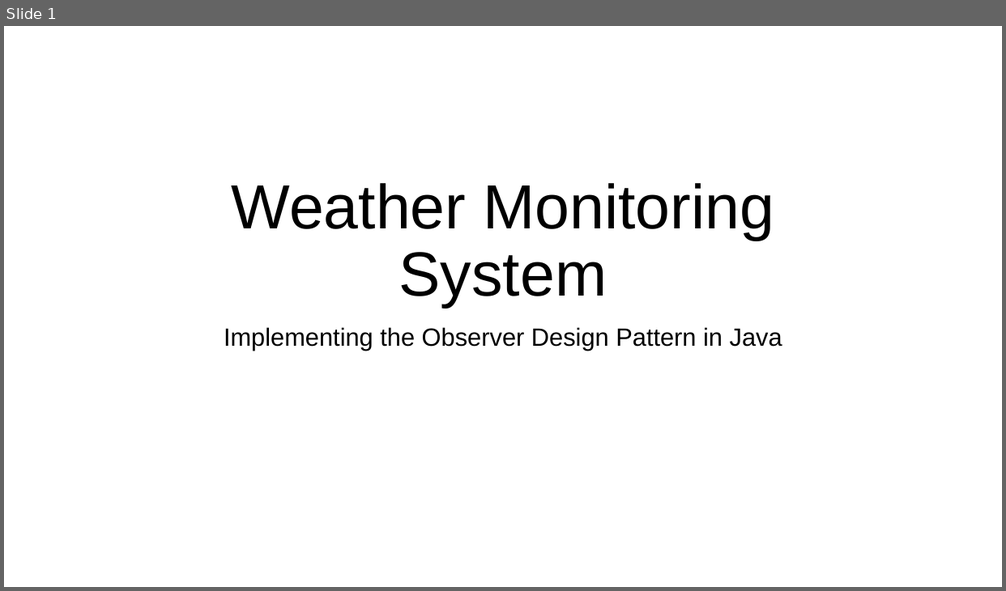
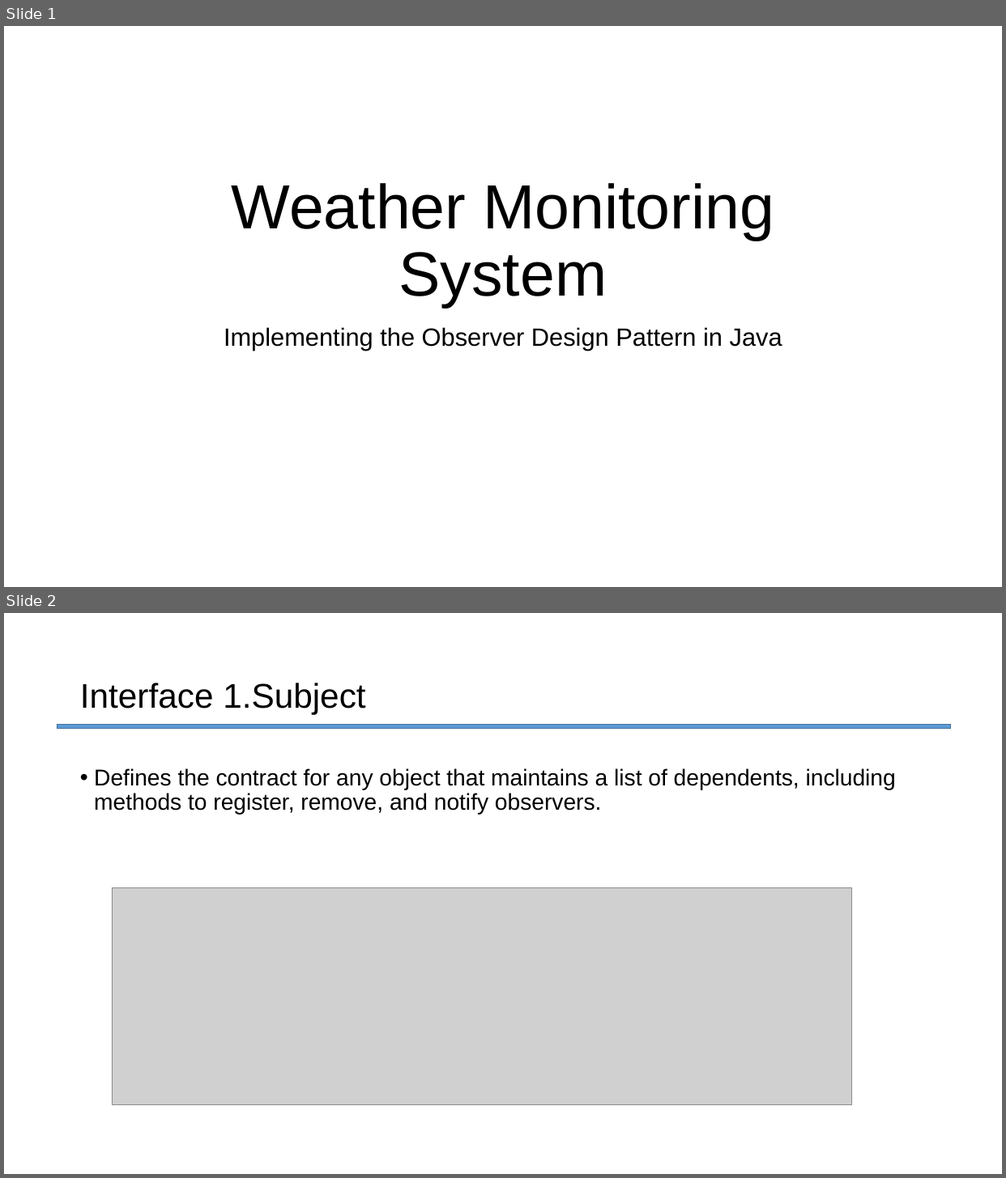
Before and after one commit to TalelZairi69/Weather_Station_Notification_System, a slide deck: Presentation1.pptx. Shown one above the other, each under a label of ours: slide 1 before the commit, slides 1 and 2 after it. The pictures are 1006x591 and 1006x1178 pixels, drawn with LibreOffice and Linux fonts; fonts in the diff are those of the drawing; grey boxes stand for pictures. Boxes give left, top, right and bottom in pixels: in the first picture for what was removed or moved away, otherwise in the second. Text is boxed around its words. In the diff, an @@ line names an element or a change of style, - is before the commit and + after.

```diff
--- a/Presentation1.pptx
+++ b/Presentation1.pptx
@@ slide 2 added at [4,613,1002,1174], background #FFFFFF @@
@@ title added at [80,683,365,714], 33 pt, text #000000 @@
+Interface 1.Subject
@@ math minus added at [4,717,1002,735], fill #5B9BD5, outline #43739E 1 pt @@
@@ text added at [94,769,896,815], 22 pt, text #000000 @@
+• Defines the contract for any object that maintains a list of dependents, including methods to register, remove, and notify observers.
@@ picture added at [112,888,852,1105] @@
```
Also in this commit, not shown: 1 other slide added.
